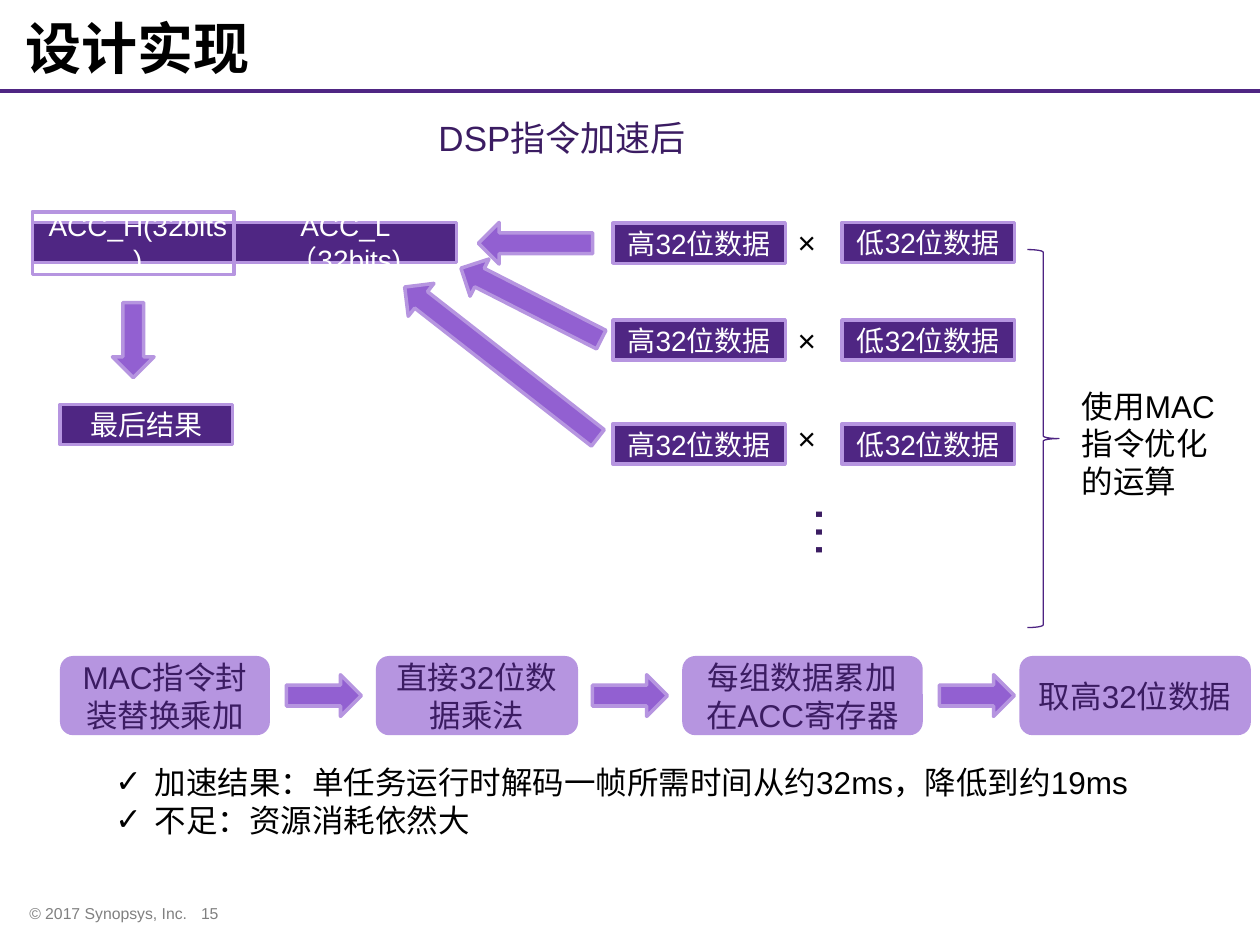
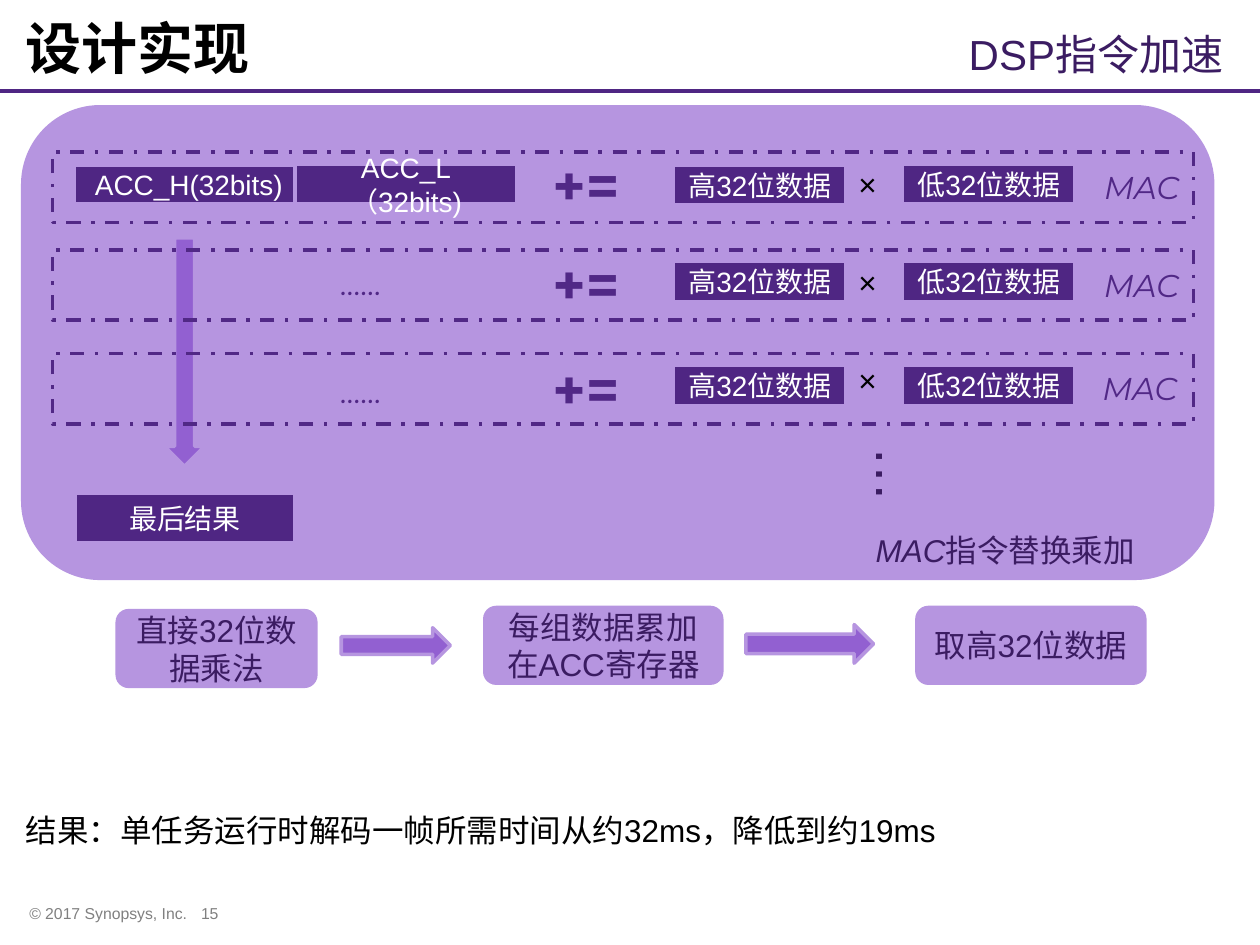
Before and after one commit to whutddk/iRhythm, a slide deck: slide 15 of doc/Synopsys ARC杯电子设计竞赛作品展示模板.pptx. Drawn at 1260x945 pixels with LibreOffice and Linux fonts; fonts in the diff are those of the drawing; background and template pictures are left out. Boxes give left, top, right and bottom in pixels: in the first picture for what was removed or moved away, otherwise in the second. Text is boxed around its words. In the diff, an @@ line names an element or a change of style, - is before the commit and + after.

```diff
--- a/doc/Synopsys ARC杯电子设计竞赛作品展示模板.pptx
+++ b/doc/Synopsys ARC杯电子设计竞赛作品展示模板.pptx
@@ text added at [969,36,1223,74], 24 pt, text #3B1D62 @@
+DSP指令加速
@@ rounded rectangle added at [21,105,1215,580], fill #B695E0 @@
@@ text removed at [438,123,685,154] @@
-DSP指令加速后
@@ text added at [539,145,659,226], 32 pt, text #512886, bold @@
++=
@@ rectangle added at [53,152,1194,223], outline #512886 2 pt dashed @@
@@ rectangle: place and size @@
-rectangle at [33,212,234,275]
+rectangle at [72,154,295,217]
@@ rectangle "ACC_H(32bits)": place and size @@
-rectangle "ACC_H(32bits)" at [33,223,243,263]
+rectangle "ACC_H(32bits)" at [74,165,305,204]
@@ text added at [1104,177,1179,199], 18 pt, text #512886, italic @@
+MAC
@@ right arrow: place and size @@
-right arrow at [113,302,154,377]
+right arrow at [164,238,205,466]
@@ right arrow removed at [479,223,593,265] @@
@@ rectangle added at [53,249,1194,320], outline #512886 2 pt dashed @@
@@ text added at [329,258,476,309], 18 pt, text #512886, italic @@
+……
@@ right arrow removed at [451,250,611,359] @@
@@ text added at [539,244,659,325], 32 pt, text #512886, bold @@
++=
@@ right brace removed at [1027,249,1058,627] @@
@@ right arrow removed at [393,270,612,454] @@
@@ text added at [1104,275,1179,297], 18 pt, text #512886, italic @@
+MAC
@@ rectangle added at [53,354,1194,425], outline #512886 2 pt dashed @@
@@ text added at [539,348,659,428], 32 pt, text #512886, bold @@
++=
@@ text added at [329,365,476,416], 18 pt, text #512886, italic @@
+……
@@ text added at [1102,378,1177,400], 18 pt, text #512886, italic @@
+MAC
@@ text removed at [1082,391,1215,421] @@
-使用MAC指令优化的运算
@@ 7 rectangles, 4 texts: place and size @@
-7 rectangles, 4 texts at [234,217,1014,576]
+7 rectangles, 4 texts at [295,159,1075,517]
@@ rectangle "最后结果": place and size @@
-rectangle "最后结果" at [60,404,233,445]
+rectangle "最后结果" at [76,493,295,543]
@@ text added at [876,537,1135,565], 18 pt, text #3B1D62 @@
+MAC指令替换乘加
@@ rounded rectangle "直接32位数据乘法": place and size @@
-rounded rectangle "直接32位数据乘法" at [375,656,577,736]
+rounded rectangle "直接32位数据乘法" at [116,609,318,688]
@@ right arrow: place and size @@
-right arrow at [592,675,668,717]
+right arrow at [341,627,451,663]
@@ rounded rectangle "每组数据累加在ACC寄存器": place and size @@
-rounded rectangle "每组数据累加在ACC寄存器" at [682,656,922,736]
+rounded rectangle "每组数据累加在ACC寄存器" at [483,606,723,685]
@@ right arrow: place and size @@
-right arrow at [939,675,1014,717]
+right arrow at [746,625,873,664]
@@ rounded rectangle "取高32位数据": place and size @@
-rounded rectangle "取高32位数据" at [1019,656,1251,736]
+rounded rectangle "取高32位数据" at [915,606,1147,685]
@@ rounded rectangle removed at [60,656,271,736] @@
-MAC指令封装替换乘加
@@ right arrow removed at [286,675,362,717] @@
@@ text at [26,815,936,845]: text changed @@
-✓ 加速结果：单任务运行时解码一帧所需时间从约32ms，降低到约19ms
-✓ 不足：资源消耗依然大
+结果：单任务运行时解码一帧所需时间从约32ms，降低到约19ms
```
Also in this commit, not shown: 12 other slides changed, 1 other file.
